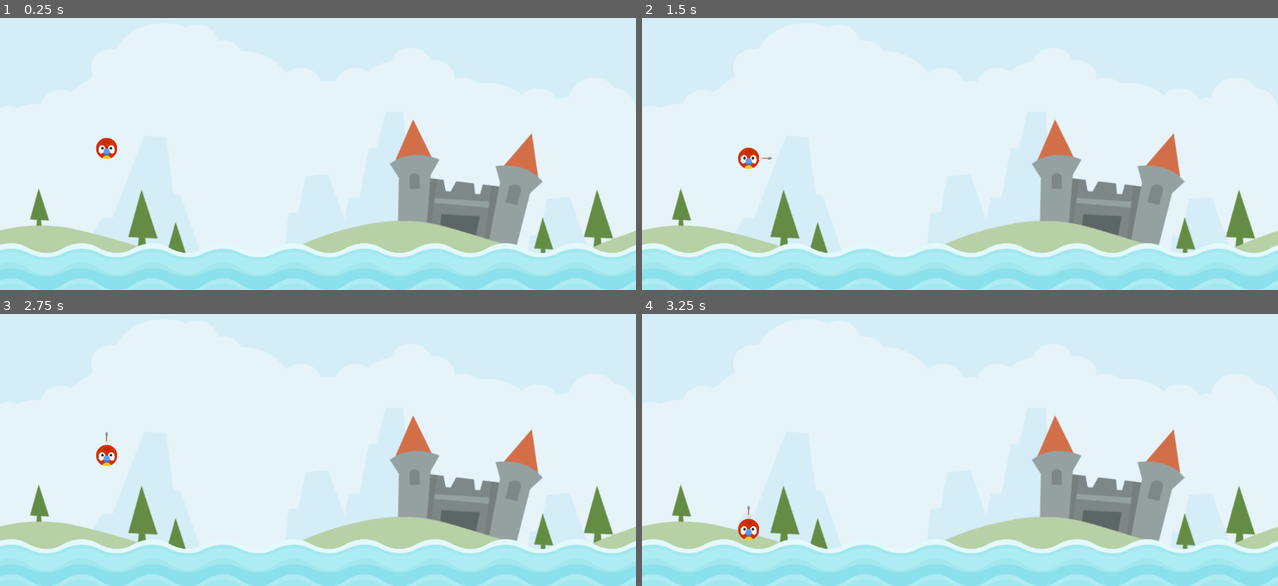
Above: before the commit, frames 1-4 (two rows, left to right).
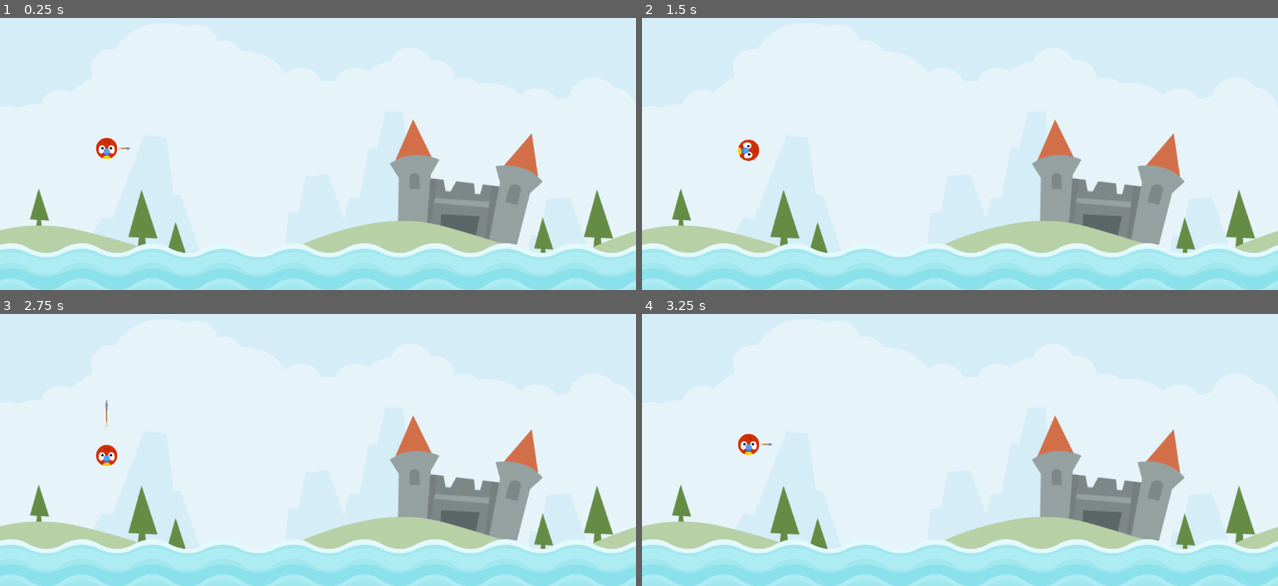
Above: after the commit, the same moments.

Repository: Danielle-Luz/Angry-animals-game
Game: Godot game, scene res://scenes/level/level.tscn
Same seed, same stepped clock (60 frames per second), same inputs: the game is played once before the commit and once after it.
Inputs (mouse positions are in pixels of both pictures, inside the frame that each line leads up to):
- Up to frame 1 (0.25 s): no input
- Up to frame 2 (1.5 s): tap Enter at 0.5 s; move the mouse to (750, 148) at 0.52 s; press the mouse at (750, 148) at 0.53 s; tap Space at 1.25 s; move the mouse to (832, 129) at 1.27 s; release the mouse at (832, 129) at 1.28 s; click (832, 129) at 1.35 s
- Up to frame 3 (2.75 s): move the mouse to (108, 444) at 2.02 s; press the mouse at (108, 444) at 2.03 s
- Up to frame 4 (3.25 s): tap Enter at 2.75 s; move the mouse to (928, 479) at 2.77 s; release the mouse at (928, 479) at 2.78 s; click (928, 479) at 2.85 s

The runs differ from the first frame. In frame 1, less than 0.1% of the frame differs, in the area x 18-21%, y 47-49%; in frame 2, 0.3%; in frame 3, less than 0.1%; in frame 4, 0.5%, in the area x 15-21%, y 43-84%.

Commit message:
feat: add animal impulse and arrow stretching

Diff:
--- a/scenes/animal/animal.gd
+++ b/scenes/animal/animal.gd
@@ -6,15 +6,19 @@
 var _was_mouse_holded: bool = false
 var _mouse_start_position: Vector2
 var _animal_start_marker: Vector2
+var _arrow_default_scale: float
 
 const _MAX_POSITION: Vector2 = Vector2(0, 60)
 const _MIN_POSITION: Vector2 = Vector2(-60, 0)
+const _IMPULSE_MULTIPLIER: float = 30.0
+const _MAX_ARROW_SCALE: float = 0.435
 
 @onready var _arrow: Sprite2D = $Arrow
 @onready var _arrow_stretch_sound: AudioStreamPlayer2D = $ArrowStretchSound
 
 func _ready() -> void:
-	SignalsAutoload.on_drag_animal.connect(play_arrow_stretch_sound)
+	SignalsAutoload.on_drag_animal.connect(self.play_arrow_stretch_sound)
+	self._arrow_default_scale = self._arrow.scale.x
 
 func _physics_process(delta: float) -> void:
 	var is_animal_moving: bool = self.linear_velocity != Vector2.ZERO
@@ -30,6 +34,10 @@
 
 	if Input.is_action_just_released("drag") && self._was_mouse_holded:
 		self.freeze = false
+		self.apply_impulse(self.get_impulse())
+
+	if is_animal_moving && self._arrow.visible:
+		self._arrow.visible = false
 
 func set_animal_position_by_mouse() -> void:
 	var new_animal_position: Vector2 = get_global_mouse_position()
@@ -52,18 +60,24 @@
 	self.set_arrow_angle()
 
 func set_arrow_angle() -> void:
-	var distance_from_mouse = self._animal_start_marker - self.position
+	var distance_from_mouse = self.get_animal_moved_distance()
 	distance_from_mouse.x = abs(distance_from_mouse.x)
 	var arrow_angle: float = distance_from_mouse.angle()
 	self._arrow.rotation = arrow_angle
 
 func play_arrow_stretch_sound() -> void:
-	var is_dragging_animal = self.get_animal_moved_distance() > Vector2.ZERO
+	var distance_from_mouse: Vector2 = self.position - self._mouse_start_position
+	var is_dragging_animal = distance_from_mouse > Vector2.ZERO
 	self._arrow.visible = true
 
 	if(is_dragging_animal && self._arrow_stretch_sound.playing == false):
 		self._arrow_stretch_sound.position = self.position
 		self._arrow_stretch_sound.play()
+
+	self.scale_arrow()
+
+func get_impulse() -> Vector2:
+	return self.get_animal_moved_distance() * self._IMPULSE_MULTIPLIER
 
 func die() -> void:
 	self.queue_free()
@@ -74,8 +88,17 @@
 	self._mouse_start_position = self.global_position if self._was_mouse_holded else get_global_mouse_position()
 
 func get_animal_moved_distance() -> Vector2:
-	var animal_start_position: Vector2 = self.position
-	return self.position - self._mouse_start_position
+	return self._animal_start_marker - self.position
+
+func scale_arrow() -> void:
+	var max_distance_length: float = (self._MAX_POSITION - self._MIN_POSITION).length()
+	var streched_percentage_from_max_distance: float = self.get_animal_moved_distance().length() / max_distance_length
+	var clamped_arrow_x_scale = clampf(
+		self._arrow_default_scale + streched_percentage_from_max_distance,
+		self._arrow_default_scale,
+		self._MAX_ARROW_SCALE
+	)
+	self._arrow.scale.x = clamped_arrow_x_scale
 
 func on_mouse_entered() -> void:
 	self._is_mouse_over = true
--- a/scenes/animal/animal.tscn
+++ b/scenes/animal/animal.tscn
@@ -28,7 +28,6 @@
 scale = Vector2(1.95, 1.95)
 
 [node name="Arrow" type="Sprite2D" parent="."]
-visible = false
 position = Vector2(19, 20)
 scale = Vector2(0.174757, 0.196602)
 texture = ExtResource("3_haajp")
